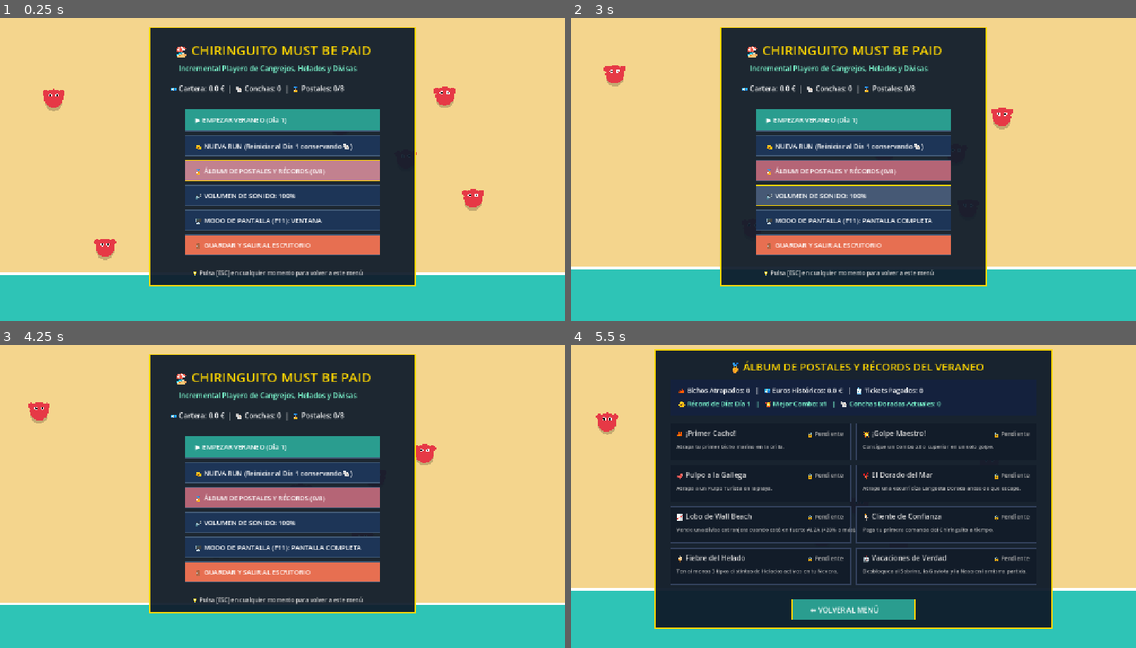
Above: before the commit, frames 1-4 (two rows, left to right).
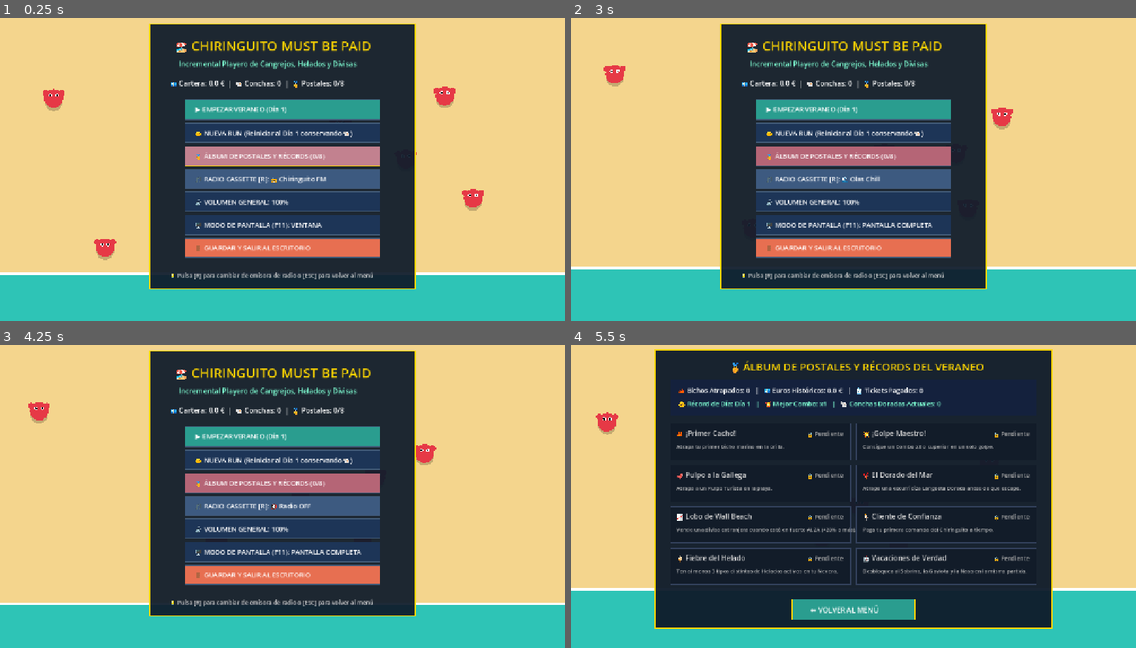
Above: after the commit, the same moments.

Repository: Suko-Dev20/chiringuito-must-be-paid
Game: Godot game, scene res://scenes/main/main_menu.tscn
Same seed, same stepped clock (60 frames per second), same inputs: the game is played once before the commit and once after it.
Inputs (mouse positions are in pixels of both pictures, inside the frame that each line leads up to):
- Up to frame 1 (0.25 s): no input
- Up to frame 2 (3 s): tap Enter at 0.5 s; move the mouse to (977, 145) at 0.52 s; tap R at 0.6, 2.1 s; click (977, 145) at 0.67 s; tap Space at 0.77 s; drag from (740, 178) to (825, 227) at 1.27 s; move the mouse to (910, 90) at 2.02 s; click (910, 90) at 2.17 s; drag from (825, 227) to (684, 114) at 2.77 s
- Up to frame 3 (4.25 s): move the mouse to (452, 535) at 3.52 s; tap R at 3.6 s; click (452, 535) at 3.67 s; tap Space at 3.77 s; tap Escape at 4.15 s
- Up to frame 4 (5.5 s): drag from (684, 441) to (768, 408) at 4.27 s; move the mouse to (881, 490) at 5.02 s; tap R at 5.1 s; click (881, 490) at 5.17 s

The runs differ from the first frame. In frame 1, 16% of the frame differs, in the area x 26-74%, y 1-90%; in frame 2, 17%; in frame 3, 16%; in frame 4, nothing differs.

Commit message:
feat(audio): add procedural chiptune Beach Radio Cassette with 3 stations and [R] selector (#31)

Diff:
--- a/scripts/autoload/game_state.gd
+++ b/scripts/autoload/game_state.gd
@@ -1,6 +1,6 @@
 extends Node
 ## Estado global del juego (Autoload: GameState)
-## Incluye Store Global, Guardado/Carga, Audio Procedural, Mercado Dinámico, Opciones, Logros y Estadísticas (Issue #25 & #27).
+## Incluye Store Global, Guardado/Carga, Audio Procedural + Radio Cassette Chiptune (Issue #31), Mercado, Logros y Estadísticas.
 
 signal currencies_updated
 signal stamina_changed(current: float, maximum: float)
@@ -9,13 +9,16 @@
 
 const SAVE_PATH: String = "user://savegame.json"
 
-# --- Opciones de Audio y Pantalla (Issue #20) ---
+# --- Opciones de Audio, Radio Cassette y Pantalla (Issue #20 & #31) ---
 var master_volume_pct: int = 100
 var is_fullscreen: bool = false
-
-# --- Pool de Audio Procedural con Variación de Pitch (Issue #8) ---
+var radio_station: int = 1 # 0 = Apagada, 1 = Chiringuito FM, 2 = Costa Tropical, 3 = Olas Chill
+
+# --- Pool de Audio Procedural y Reproductor de Radio (Issue #8 & #31) ---
 var sfx_streams: Dictionary = {}
 var sfx_players: Array[AudioStreamPlayer] = []
+var radio_streams: Dictionary = {}
+var music_player: AudioStreamPlayer = null
 
 # --- Ciclo y Facturas del Chiringuito ---
 var current_day: int = 1
@@ -148,16 +151,48 @@
 	_init_procedural_audio()
 	if not load_game():
 		roll_daily_market()
+	_update_radio_playback()
 
 func _unhandled_input(event: InputEvent) -> void:
 	if event is InputEventKey and event.pressed and not event.echo:
 		if event.keycode == KEY_F11:
 			toggle_fullscreen()
+		elif event.keycode == KEY_R:
+			cycle_radio_station()
+			var current_scene: Node = get_tree().current_scene
+			if current_scene and current_scene.has_method("queue_redraw"):
+				current_scene.queue_redraw()
 		elif event.keycode == KEY_ESCAPE:
 			var current_scene: Node = get_tree().current_scene
 			if current_scene and current_scene.name != "MainMenu":
 				save_game()
 				get_tree().change_scene_to_file("res://scenes/main/main_menu.tscn")
+
+# --- Radio Cassette Playera: Emisoras Chiptune Procedurales (Issue #31) ---
+
+func get_radio_station_name() -> String:
+	match radio_station:
+		1: return "📻 Chiringuito FM"
+		2: return "🌴 Costa Tropical"
+		3: return "🌊 Olas Chill"
+		_: return "🔇 Radio OFF"
+
+func cycle_radio_station() -> void:
+	radio_station = (radio_station + 1) % 4
+	play_sfx("buy", 1.1, 1.3)
+	_update_radio_playback()
+	save_game()
+
+func _update_radio_playback() -> void:
+	if not music_player:
+		return
+	if master_volume_pct <= 0 or radio_station <= 0 or not radio_streams.has(radio_station):
+		music_player.stop()
+		return
+	var target_stream: AudioStreamWAV = radio_streams[radio_station]
+	if music_player.stream != target_stream or not music_player.playing:
+		music_player.stream = target_stream
+		music_player.play()
 
 # --- Sistema de Logros y Estadísticas Globales (Issue #25 & #27) ---
 
@@ -178,7 +213,7 @@
 	for item in achievement_catalog:
 		if item["id"] == id:
 			unlocked_achievements[id] = true
-			golden_shells += 1 # +1 Concha Dorada de recompensa por cada postal
+			golden_shells += 1
 			play_sfx("crit", 1.12, 1.32)
 			save_game()
 			achievement_unlocked.emit(item["title"], item["desc"])
@@ -214,12 +249,18 @@
 
 func _apply_audio_volume() -> void:
 	var db: float = -80.0
+	var music_db: float = -80.0
 	if master_volume_pct == 100:
 		db = -6.0
+		music_db = -14.5
 	elif master_volume_pct == 50:
 		db = -15.0
+		music_db = -23.0
 	for p in sfx_players:
 		p.volume_db = db
+	if music_player:
+		music_player.volume_db = music_db
+	_update_radio_playback()
 
 func toggle_fullscreen() -> void:
 	is_fullscreen = not is_fullscreen
@@ -262,7 +303,7 @@
 	save_game()
 	return gained
 
-# --- Sintetizador de Sonidos Procedurales con Variación de Pitch (Issue #8) ---
+# --- Sintetizador de Sonidos y Música Chiptune Procedural (Issue #8 & #31) ---
 
 func _init_procedural_audio() -> void:
 	for i in range(10):
@@ -271,12 +312,72 @@
 		add_child(p)
 		sfx_players.append(p)
 
+	music_player = AudioStreamPlayer.new()
+	music_player.volume_db = -14.5
+	add_child(music_player)
+
 	sfx_streams["hit"] = _make_tone(190.0, 75.0, 0.08, 0.35)
 	sfx_streams["bucket"] = _make_tone(130.0, 42.0, 0.18, 0.55)
 	sfx_streams["crit"] = _make_tone(520.0, 880.0, 0.12, 0.2)
 	sfx_streams["coin"] = _make_tone(780.0, 1180.0, 0.07, 0.05)
 	sfx_streams["buy"] = _make_tone(440.0, 660.0, 0.14, 0.1)
 	sfx_streams["tractor"] = _make_tone(95.0, 110.0, 0.32, 0.6)
+
+	# Emisora 1: Chiringuito FM (Rumba Veraniega 8-Bit)
+	radio_streams[1] = _make_radio_loop(
+		[523.25, 659.25, 783.99, 880.00, 783.99, 659.25, 587.33, 523.25, 587.33, 659.25, 783.99, 659.25, 587.33, 523.25, 493.88, 523.25],
+		[130.81, 196.00, 130.81, 196.00, 174.61, 220.00, 146.83, 196.00, 130.81, 196.00, 164.81, 220.00, 146.83, 196.00, 123.47, 130.81],
+		0.21, 0.12
+	)
+	# Emisora 2: Costa Tropical (Calipso Isleño)
+	radio_streams[2] = _make_radio_loop(
+		[698.46, 880.00, 1046.50, 880.00, 783.99, 659.25, 523.25, 587.33, 698.46, 880.00, 987.77, 880.00, 783.99, 659.25, 587.33, 523.25],
+		[174.61, 261.63, 174.61, 261.63, 196.00, 293.66, 130.81, 196.00, 174.61, 261.63, 196.00, 246.94, 130.81, 196.00, 146.83, 130.81],
+		0.19, 0.08
+	)
+	# Emisora 3: Olas Chill (Atardecer Suave)
+	radio_streams[3] = _make_radio_loop(
+		[440.00, 523.25, 659.25, 523.25, 392.00, 493.88, 587.33, 493.88, 349.23, 440.00, 523.25, 440.00, 329.63, 392.00, 493.88, 392.00],
+		[110.00, 110.00, 164.81, 164.81, 98.00, 98.00, 146.83, 146.83, 87.31, 87.31, 130.81, 130.81, 82.41, 82.41, 123.47, 123.47],
+		0.30, 0.03
+	)
+
+func _make_radio_loop(melody: Array, bass: Array, step_dur: float, perc_mix: float) -> AudioStreamWAV:
+	var rate: int = 11025
+	var step_samples: int = int(rate * step_dur)
+	var total_steps: int = melody.size()
+	var total_samples: int = step_samples * total_steps
+	var data := PackedByteArray()
+	data.resize(total_samples)
+
+	var phase_m: float = 0.0
+	var phase_b: float = 0.0
+	for s in range(total_steps):
+		var fm: float = float(melody[s])
+		var fb: float = float(bass[s])
+		var offset: int = s * step_samples
+		for i in range(step_samples):
+			var t: float = float(i) / float(step_samples)
+			var env_m: float = pow(1.0 - t * 0.75, 1.3)
+			var env_b: float = 1.0 - t * 0.45
+			phase_m += TAU * fm / float(rate)
+			phase_b += TAU * fb / float(rate)
+			# Onda melodía suave + armónico + bajo + maraca rítmica en los primeros instantes del pulso
+			var lead: float = (sin(phase_m) * 0.7 + sin(phase_m * 2.0) * 0.3) * env_m
+			var sub: float = sin(phase_b) * env_b
+			var shaker: float = (randf_range(-1.0, 1.0) * perc_mix) if (t < 0.18 and s % 2 == 1) else 0.0
+			var mix_val: float = lead * 0.50 + sub * 0.40 + shaker
+			var sample_int: int = int(clampf(mix_val * 85.0, -115.0, 115.0))
+			data[offset + i] = sample_int & 0xFF
+
+	var stream := AudioStreamWAV.new()
+	stream.format = AudioStreamWAV.FORMAT_8_BITS
+	stream.mix_rate = rate
+	stream.loop_mode = AudioStreamWAV.LOOP_FORWARD
+	stream.loop_begin = 0
+	stream.loop_end = total_samples
+	stream.data = data
+	return stream
 
 func _make_tone(f_start: float, f_end: float, duration: float, noise_mix: float) -> AudioStreamWAV:
 	var rate: int = 22050
@@ -321,6 +422,7 @@
 		"current_day": current_day,
 		"current_bill_index": current_bill_index,
 		"master_volume_pct": master_volume_pct,
+		"radio_station": radio_station,
 		"currencies": currencies,
 		"market_multipliers": market_multipliers,
 		"upgrades": upgrades,
@@ -352,6 +454,7 @@
 	current_bill_index = int(data.get("current_bill_index", 0))
 	golden_shells = int(data.get("golden_shells", 0))
 	master_volume_pct = int(data.get("master_volume_pct", 100))
+	radio_station = int(data.get("radio_station", 1))
 	_apply_audio_volume()
 
 	if data.has("currencies") and typeof(data["currencies"]) == TYPE_DICTIONARY:
--- a/scripts/beach_round.gd
+++ b/scripts/beach_round.gd
@@ -1,6 +1,6 @@
 extends Node2D
 ## Escena principal de la ronda en la playa ("La Orilla")
-## Incluye: Herramientas, Fauna Marina, Olas, Helados, Game Feel, Automatización, Logros y Eventos Playeros (Issue #26 & #27).
+## Incluye: Herramientas, Fauna Marina, Olas, Helados, Game Feel, Automatización, Logros, Eventos y Radio Cassette (Issue #31).
 
 var current_stamina: float = 100.0
 var max_stamina: float = 100.0
@@ -658,7 +658,7 @@
 	GameState.save_game()
 	get_tree().change_scene_to_file("res://scenes/main/between_days.tscn")
 
-# --- Renderizado Visual con Arte 2D Estilizado y Efectos ("Juice" + Automatización + Eventos) ---
+# --- Renderizado Visual con Arte 2D Estilizado y Efectos ("Juice" + Automatización + Eventos + Radio) ---
 
 func _draw() -> void:
 	var font: Font = ThemeDB.fallback_font
@@ -781,8 +781,8 @@
 		GameState.currencies["EUR"], GameState.currencies["USD"], GameState.currencies["GBP"], GameState.currencies["PEN"]
 	]
 	draw_string(font, Vector2(440, 34), c_text, HORIZONTAL_ALIGNMENT_LEFT, -1, 17, Color.GOLD)
-	var fridge_text: String = "🍦 Nevera: %s  |  🍀 Suerte: x%.1f  |  🏅 %d/%d" % [GameState.get_fridge_summary(), GameState.get_luck_multiplier() * _get_event_luck_bonus(), GameState.get_unlocked_achievements_count(), GameState.achievement_catalog.size()]
-	draw_string(font, Vector2(440, 68), fridge_text, HORIZONTAL_ALIGNMENT_LEFT, -1, 14, Color.AQUAMARINE)
+	var fridge_text: String = "🍦 %s  |  🍀 x%.1f  |  🏅 %d/%d  |  [R] %s" % [GameState.get_fridge_summary(), GameState.get_luck_multiplier() * _get_event_luck_bonus(), GameState.get_unlocked_achievements_count(), GameState.achievement_catalog.size(), GameState.get_radio_station_name()]
+	draw_string(font, Vector2(440, 68), fridge_text, HORIZONTAL_ALIGNMENT_LEFT, -1, 13, Color.AQUAMARINE)
 
 	var bill: Dictionary = GameState.get_current_bill()
 	draw_string(font, Vector2(910, 36), "🧾 CHIRINGUITO (Día %d/%d):" % [GameState.current_day, GameState.days_per_bill], HORIZONTAL_ALIGNMENT_LEFT, -1, 16, Color.WHITE)
--- a/scripts/between_days.gd
+++ b/scripts/between_days.gd
@@ -2,7 +2,7 @@
 ## Escena Entre Rondas ("El Paseo Marítimo"):
 ## 1. Caseta de Cambio con Mercado Dinámico (ALZA / BAJA) y venta individual por divisa (Issue #18)
 ## 2. Árbol de Habilidades Visual (Grafo 2D de Nodos conectados por líneas con Pan/Arrastre y Tooltips - Issue #19)
-## 3. Tienda Permanente de Prestigio y Álbum de Postales + Estadísticas Globales (Issue #25 & #27)
+## 3. Tienda Permanente de Prestigio, Álbum de Postales + Estadísticas y Radio Cassette (Issue #25, #27 & #31)
 
 var bill_paid_today: bool = false
 var bankruptcy_state: bool = false
@@ -29,6 +29,7 @@
 var tab_prestige_rect := Rect2(668, 112, 225, 40)
 var tab_postcards_rect := Rect2(901, 112, 200, 40)
 var btn_center_graph_rect := Rect2(1109, 112, 138, 40)
+var btn_radio_rect := Rect2(1045, 50, 215, 30)
 
 var btn_exchange_rect := Rect2(30, 520, 330, 50)
 var btn_pay_bill_rect := Rect2(30, 585, 330, 50)
@@ -125,6 +126,11 @@
 
 		if event.button_index == MOUSE_BUTTON_LEFT:
 			if event.pressed:
+				if btn_radio_rect.has_point(mpos):
+					GameState.cycle_radio_station()
+					queue_redraw()
+					return
+
 				# Pestañas superiores del panel derecho
 				if tab_graph_rect.has_point(mpos):
 					view_mode = 0
@@ -290,7 +296,12 @@
 	# Cabecera
 	draw_string(font, Vector2(30, 38), "🌅 FIN DEL DÍA %d — PASEO MARÍTIMO & ÁRBOL VISUAL DE NODOS" % GameState.current_day, HORIZONTAL_ALIGNMENT_LEFT, -1, 21, Color.WHITE)
 	draw_string(font, Vector2(30, 68), status_message, HORIZONTAL_ALIGNMENT_LEFT, -1, 14, status_color)
-	draw_string(font, Vector2(735, 50), "💶 %.1f €  |  🐚 %d Conchas  |  🏅 %d/%d Postales" % [GameState.currencies["EUR"], GameState.golden_shells, GameState.get_unlocked_achievements_count(), GameState.achievement_catalog.size()], HORIZONTAL_ALIGNMENT_LEFT, -1, 19, Color.GOLD)
+	draw_string(font, Vector2(735, 34), "💶 %.1f €  |  🐚 %d Conchas  |  🏅 %d/%d Postales" % [GameState.currencies["EUR"], GameState.golden_shells, GameState.get_unlocked_achievements_count(), GameState.achievement_catalog.size()], HORIZONTAL_ALIGNMENT_LEFT, -1, 18, Color.GOLD)
+
+	# Botón de Radio Cassette en Cabecera (Issue #31)
+	draw_rect(btn_radio_rect, Color("#3d5a80"))
+	draw_rect(btn_radio_rect, Color.AQUAMARINE, false, 1.5)
+	draw_string(font, btn_radio_rect.position + Vector2(10, 20), "[R] %s" % GameState.get_radio_station_name(), HORIZONTAL_ALIGNMENT_LEFT, -1, 13, Color.WHITE)
 
 	# --- COLUMNA IZQUIERDA: CASETA DE CAMBIO CON MERCADO DINÁMICO ---
 	draw_rect(Rect2(20, 105, 350, 600), Color("#0d1b2a"))
--- a/scripts/main_menu.gd
+++ b/scripts/main_menu.gd
@@ -1,5 +1,5 @@
 extends Node2D
-## Escena de Menú Principal, Opciones y Álbum de Postales ("Chiringuito Must Be Paid" - Issue #20 & #27)
+## Escena de Menú Principal, Opciones, Radio Cassette y Álbum de Postales ("Chiringuito Must Be Paid" - Issue #20, #27 & #31)
 
 var wave_time: float = 0.0
 var hovered_btn: int = -1
@@ -7,12 +7,13 @@
 var bg_crabs: Array[Dictionary] = []
 
 var btn_rects: Array[Rect2] = [
-	Rect2(420, 240, 440, 50), # 0: Continuar / Jugar
-	Rect2(420, 300, 440, 46), # 1: Nueva Run (Día 1)
-	Rect2(420, 356, 440, 46), # 2: Álbum de Postales y Récords (Issue #27)
-	Rect2(420, 412, 440, 46), # 3: Volumen Master
-	Rect2(420, 468, 440, 46), # 4: Pantalla Completa (F11)
-	Rect2(420, 524, 440, 46)  # 5: Salir al Escritorio
+	Rect2(420, 218, 440, 46), # 0: Continuar / Jugar
+	Rect2(420, 272, 440, 44), # 1: Nueva Run (Día 1)
+	Rect2(420, 324, 440, 44), # 2: Álbum de Postales y Récords (Issue #27)
+	Rect2(420, 376, 440, 44), # 3: Radio Cassette Playera [R] (Issue #31)
+	Rect2(420, 428, 440, 44), # 4: Volumen Master
+	Rect2(420, 480, 440, 44), # 5: Pantalla Completa (F11)
+	Rect2(420, 532, 440, 44)  # 6: Salir al Escritorio
 ]
 
 var btn_close_album_rect := Rect2(500, 610, 280, 46)
@@ -73,10 +74,12 @@
 		2:
 			show_album_modal = true
 		3:
+			GameState.cycle_radio_station()
+		4:
 			GameState.cycle_volume()
-		4:
+		5:
 			GameState.toggle_fullscreen()
-		5:
+		6:
 			GameState.save_game()
 			get_tree().quit()
 
@@ -105,18 +108,19 @@
 		return
 
 	# 3. Panel Central del Menú Principal
-	draw_rect(Rect2(340, 55, 600, 585), Color(0.06, 0.11, 0.17, 0.94))
-	draw_rect(Rect2(340, 55, 600, 585), Color.GOLD, false, 3.0)
+	draw_rect(Rect2(340, 48, 600, 600), Color(0.06, 0.11, 0.17, 0.94))
+	draw_rect(Rect2(340, 48, 600, 600), Color.GOLD, false, 3.0)
 
-	draw_string(font, Vector2(395, 118), "🏖️ CHIRINGUITO MUST BE PAID", HORIZONTAL_ALIGNMENT_LEFT, -1, 30, Color.GOLD)
-	draw_string(font, Vector2(405, 154), "Incremental Playero de Cangrejos, Helados y Divisas", HORIZONTAL_ALIGNMENT_LEFT, -1, 16, Color.AQUAMARINE)
-	draw_string(font, Vector2(385, 200), "💶 Cartera: %.1f €  |  🐚 Conchas: %d  |  🏅 Postales: %d/%d" % [GameState.currencies["EUR"], GameState.golden_shells, GameState.get_unlocked_achievements_count(), GameState.achievement_catalog.size()], HORIZONTAL_ALIGNMENT_LEFT, -1, 16, Color.WHITE)
+	draw_string(font, Vector2(395, 108), "🏖️ CHIRINGUITO MUST BE PAID", HORIZONTAL_ALIGNMENT_LEFT, -1, 30, Color.GOLD)
+	draw_string(font, Vector2(405, 144), "Incremental Playero de Cangrejos, Helados y Divisas", HORIZONTAL_ALIGNMENT_LEFT, -1, 16, Color.AQUAMARINE)
+	draw_string(font, Vector2(385, 188), "💶 Cartera: %.1f €  |  🐚 Conchas: %d  |  🏅 Postales: %d/%d" % [GameState.currencies["EUR"], GameState.golden_shells, GameState.get_unlocked_achievements_count(), GameState.achievement_catalog.size()], HORIZONTAL_ALIGNMENT_LEFT, -1, 16, Color.WHITE)
 
 	var labels: Array[String] = [
 		"▶️ CONTINUAR VERANEO (Día %d)" % GameState.current_day if GameState.has_saved_progress() else "▶️ EMPEZAR VERANEO (Día 1)",
 		"🌞 NUEVA RUN (Reiniciar al Día 1 conservando 🐚)",
 		"🏅 ÁLBUM DE POSTALES Y RÉCORDS (%d/%d)" % [GameState.get_unlocked_achievements_count(), GameState.achievement_catalog.size()],
-		"🔊 VOLUMEN DE SONIDO: %s" % ("MUTE" if GameState.master_volume_pct == 0 else "%d%%" % GameState.master_volume_pct),
+		"🎵 RADIO CASSETTE [R]: %s" % GameState.get_radio_station_name(),
+		"🔊 VOLUMEN GENERAL: %s" % ("MUTE" if GameState.master_volume_pct == 0 else "%d%%" % GameState.master_volume_pct),
 		"🖥️ MODO DE PANTALLA (F11): %s" % ("PANTALLA COMPLETA" if GameState.is_fullscreen else "VENTANA"),
 		"🚪 GUARDAR Y SALIR AL ESCRITORIO"
 	]
@@ -124,14 +128,14 @@
 	for i in range(btn_rects.size()):
 		var r: Rect2 = btn_rects[i]
 		var is_hov: bool = (i == hovered_btn)
-		var base_col: Color = Color("#2a9d8f") if i == 0 else (Color("#b56576") if i == 2 else (Color("#e76f51") if i == 5 else Color("#1d3557")))
+		var base_col: Color = Color("#2a9d8f") if i == 0 else (Color("#b56576") if i == 2 else (Color("#3d5a80") if i == 3 else (Color("#e76f51") if i == 6 else Color("#1d3557"))))
 		if is_hov:
 			base_col = base_col.lightened(0.18)
 		draw_rect(r, base_col)
 		draw_rect(r, Color.GOLD if is_hov else Color("#415a77"), false, 2.0)
-		draw_string(font, r.position + Vector2(22, 30), labels[i], HORIZONTAL_ALIGNMENT_LEFT, -1, 15, Color.WHITE)
+		draw_string(font, r.position + Vector2(22, 28), labels[i], HORIZONTAL_ALIGNMENT_LEFT, -1, 15, Color.WHITE)
 
-	draw_string(font, Vector2(435, 616), "💡 Pulsa [ESC] en cualquier momento para volver a este menú", HORIZONTAL_ALIGNMENT_LEFT, -1, 13, Color.LIGHT_GRAY)
+	draw_string(font, Vector2(385, 622), "💡 Pulsa [R] para cambiar de emisora de radio o [ESC] para volver al menú", HORIZONTAL_ALIGNMENT_LEFT, -1, 13, Color.LIGHT_GRAY)
 
 func _draw_album_modal(font: Font) -> void:
 	draw_rect(Rect2(190, 45, 900, 630), Color(0.06, 0.11, 0.17, 0.96))
